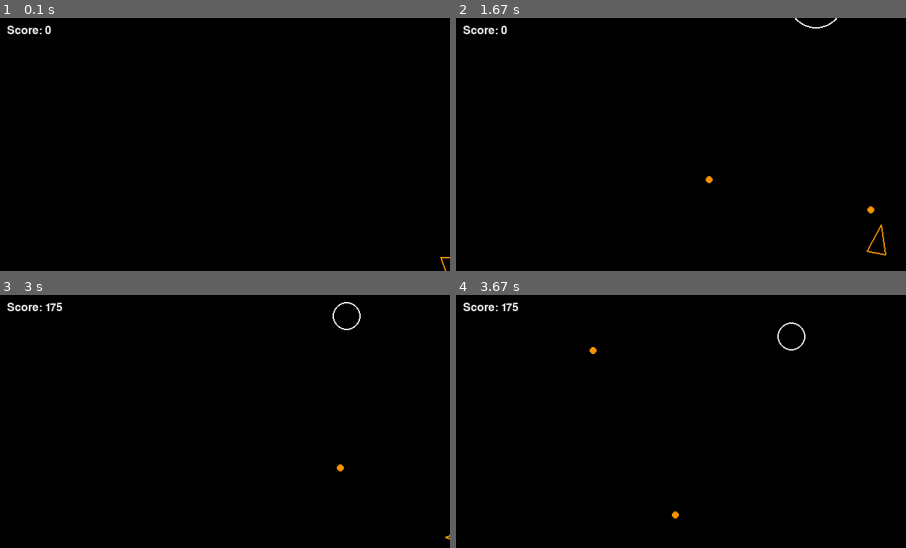
Above: before the commit, frames 1-4 (two rows, left to right).
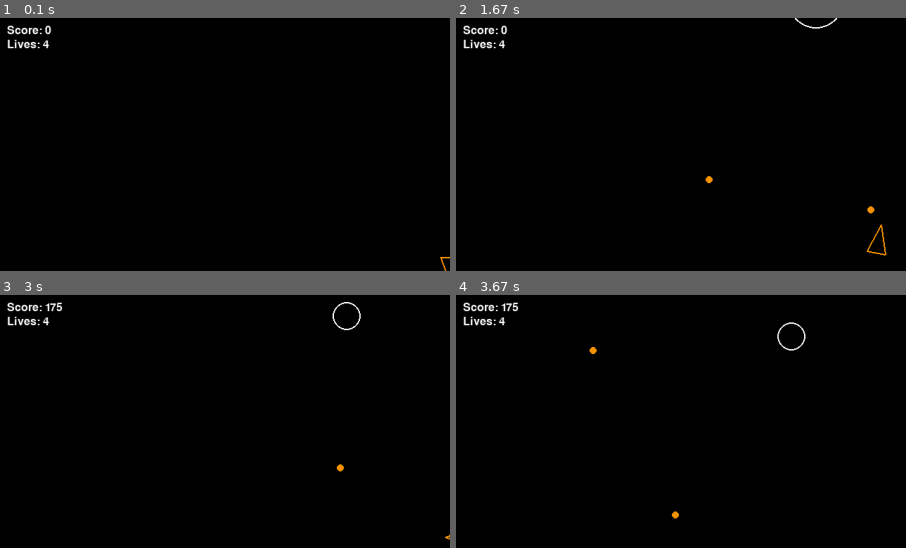
Above: after the commit, the same moments.

Repository: tp-coder/pygame-asteroid
Game: pygame game, started from main.py
The game is run twice, just before and just after one commit, with the same random seed, the same clock (stepped at 60 frames per second) and the same inputs.
Inputs:
- Up to frame 1 (0.1 s): no input
- Up to frame 2 (1.67 s): tap Space at 0.33, 0.73, 1.03, 1.23, 1.57 s; hold Right 0.67-1.13 s; hold Up 1.17-1.47 s; hold Right from 1.5 s (still down)
- Up to frame 3 (3 s): tap Space at 1.87, 2.07, 2.37, 2.63, 2.97 s; release Right at 1.97 s; hold Left 2-2.53 s; hold Down 2.57-2.87 s; hold Left from 2.9 s (still down)
- Up to frame 4 (3.67 s): tap Space at 3.27, 3.4 s; release Left at 3.3 s; hold Up from 3.33 s (still down)
The pictures show only the part of the screen within x 0-50%, y 0-50%; the shares and areas given below are measured in that part.

The runs differ from the first frame. In frame 1, 0.2% of the frame differs, in the area x 1-11%, y 8-13%; in frame 2, 0.2%; in frame 3, 0.2%; in frame 4, 0.2%.

Commit message:
added multiple lives to the game

Diff:
--- a/main.py
+++ b/main.py
@@ -43,10 +43,12 @@
     # instanciate asteroids otherwise they don't spawn
     asteroid_field = AsteroidField()
 
-    # rendering the player score
-    def render_score(screen, score):
+    # rendering the player score and remaining lives
+    def render_score_and_lives(screen, score, lives):
         score_text = font.render(f"Score: {score}", True, (255, 255, 255))
+        lives_text = font.render(f"Lives: {lives}", True, (255, 255, 255))
         screen.blit(score_text, (10, 10))
+        screen.blit(lives_text, (10, 30))
 
     # creating an infinite game loop with a black screen
     running = True
@@ -73,15 +75,15 @@
         # checking for collision between asteroids and the player
         for asteroid in asteroids:
             if asteroid.collision(player):
-                print("Game Over")
-                sys.exit()
+                player.lose_life()
+                asteroid.split()
 
         # drawing the player
         for draw in drawable:
             draw.draw(screen)
 
         # rendering the player score
-        render_score(screen, player.score)
+        render_score_and_lives(screen, player.score, player.lives)
 
         # refreshing the display
         pygame.display.flip()
--- a/player.py
+++ b/player.py
@@ -1,4 +1,5 @@
 import pygame
+import sys
 from circleshape import CircleShape
 from constants import *
 from shot import Shot
@@ -9,6 +10,7 @@
         self.rotation = 0
         self.shot_cooldown = 0
         self.score = 0
+        self.lives = 4
 
     # in the player class
     def triangle(self):
@@ -57,3 +59,18 @@
             if keys[pygame.K_SPACE]:
                 self.shoot(dt)
         self.shot_cooldown -= dt
+
+    # lose life and respawn method
+    def lose_life(self):
+        self.lives -= 1
+        if self.lives > 0:
+            self.respawn()
+        else:
+            print("Game Over")
+            pygame.quit()
+            sys.exit()
+
+    def respawn(self):
+        self.position = pygame.Vector2(SCREEN_WIDTH / 2, SCREEN_HEIGHT / 2)
+        self.rotation = 0
+        self.shot_cooldown = 0
Not shown, changed: README.md
